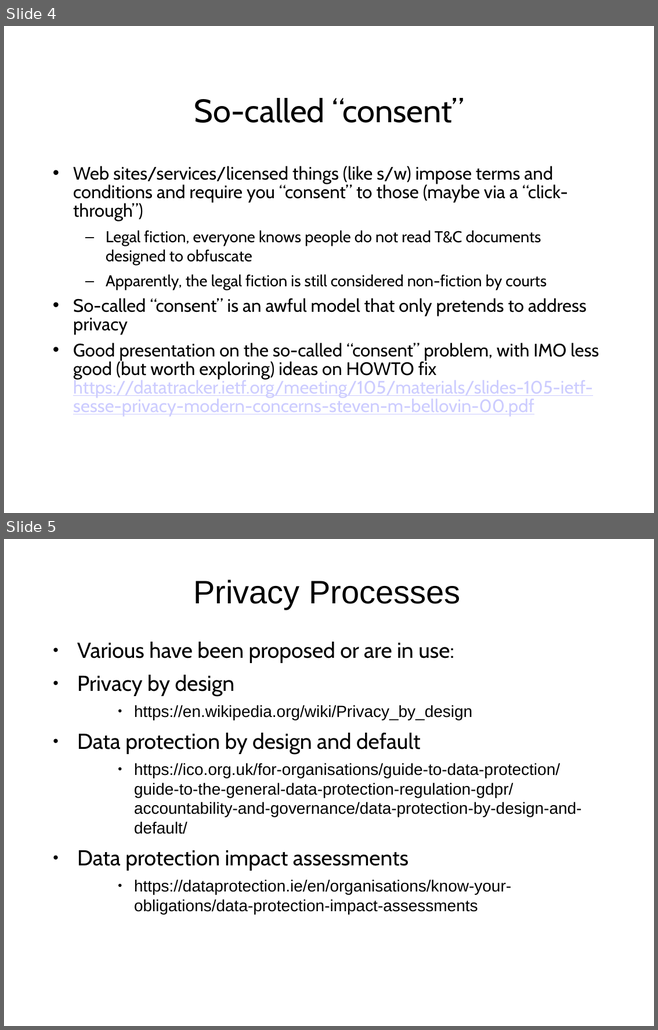
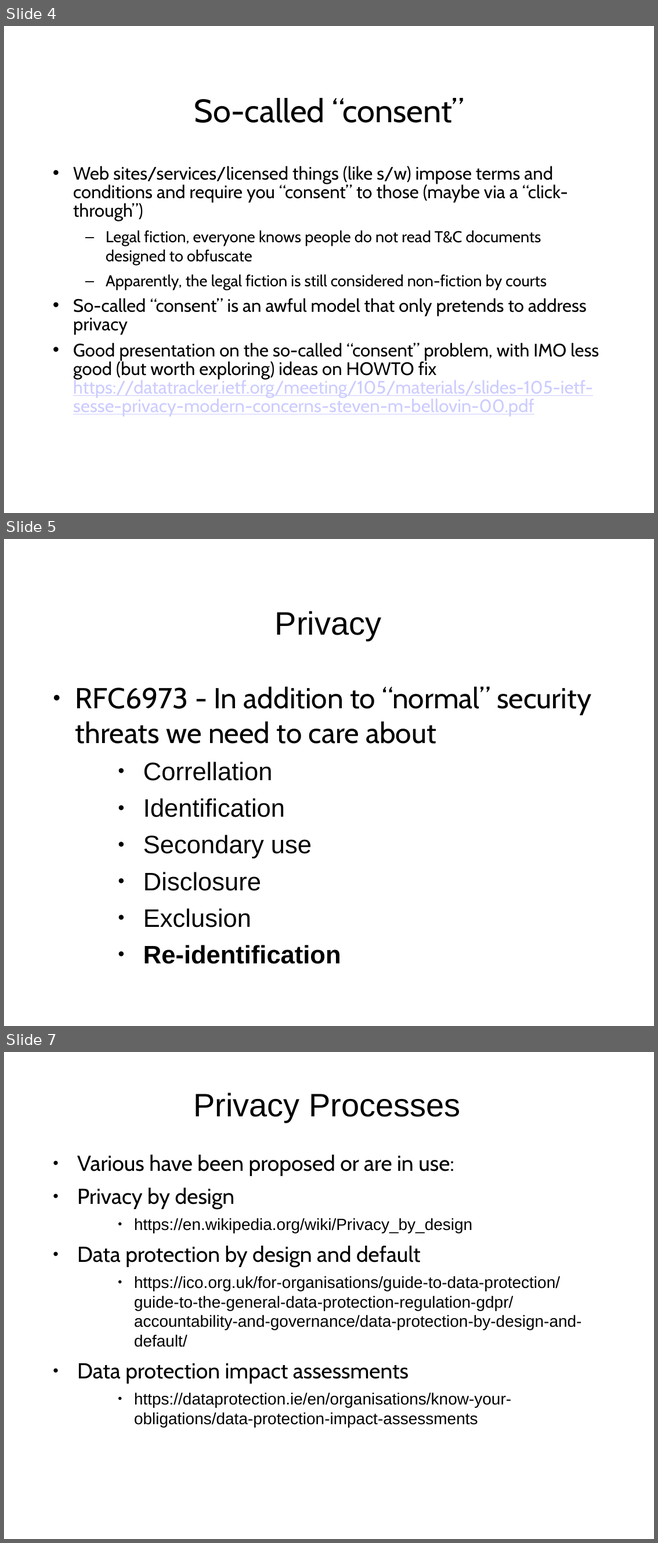
Before and after one commit to sftcd/cs7053, a slide deck: 2022lectures/01-processes.odp. Shown one above the other, each under a label of ours: slides 4 and 5 before the commit, slides 4, 5 and 7 after it; the slides between them are not shown. The pictures are 658x1030 and 658x1543 pixels, drawn with LibreOffice and Linux fonts; fonts in the diff are those of the drawing. Boxes give left, top, right and bottom in pixels: in the first picture for what was removed or moved away, otherwise in the second. Text is boxed around its words. In the diff, an @@ line names an element or a change of style, - is before the commit and + after.

```diff
--- a/2022lectures/01-processes.odp
+++ b/2022lectures/01-processes.odp
@@ slide 5 added at (4, 539, 654, 1026), background #FFFFFF @@
@@ title added at (275, 611, 382, 641), 36 pt, text #000000 @@
+Privacy
@@ text added at (75, 686, 591, 964), 28 pt, text #000000 @@
+● RFC6973 - In addition to “normal” security threats we need to care about
+  ● Correllation
+  ● Identification
+  ● Secondary use
+  ● Disclosure
+  ● Exclusion
+  ● Re-identification
@@ what was slide 5 is now slide 7 @@
```
Also in this commit, not shown: 1 other slide added, 4 other files.
